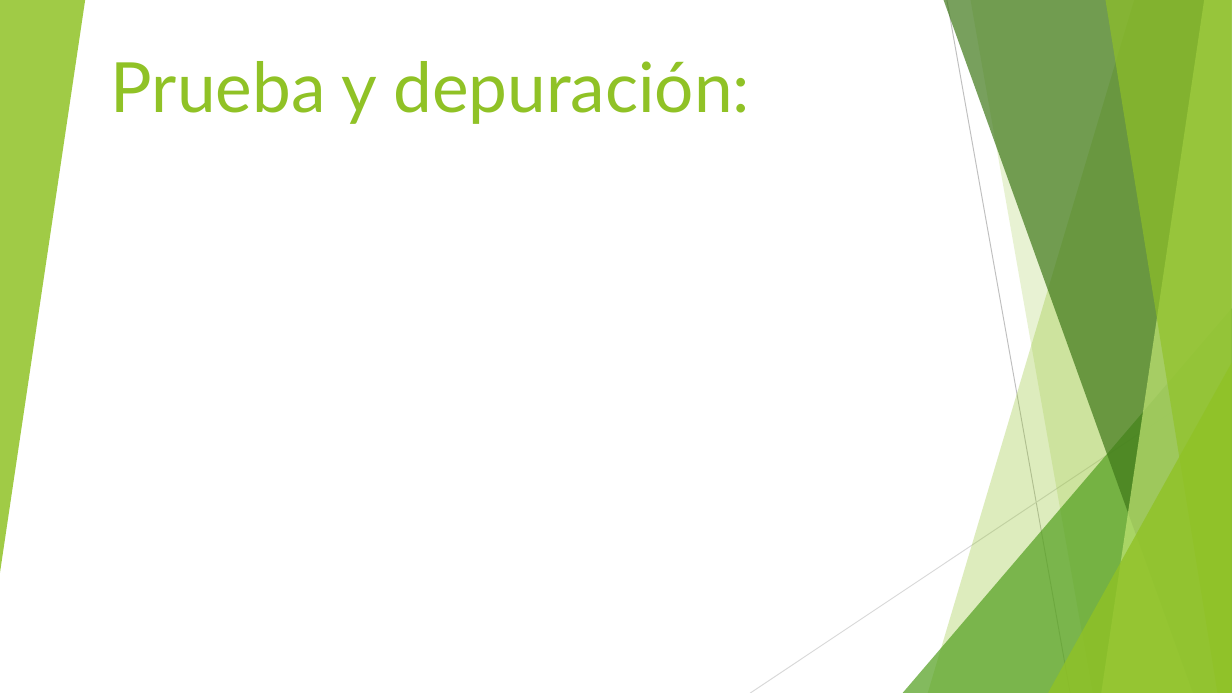
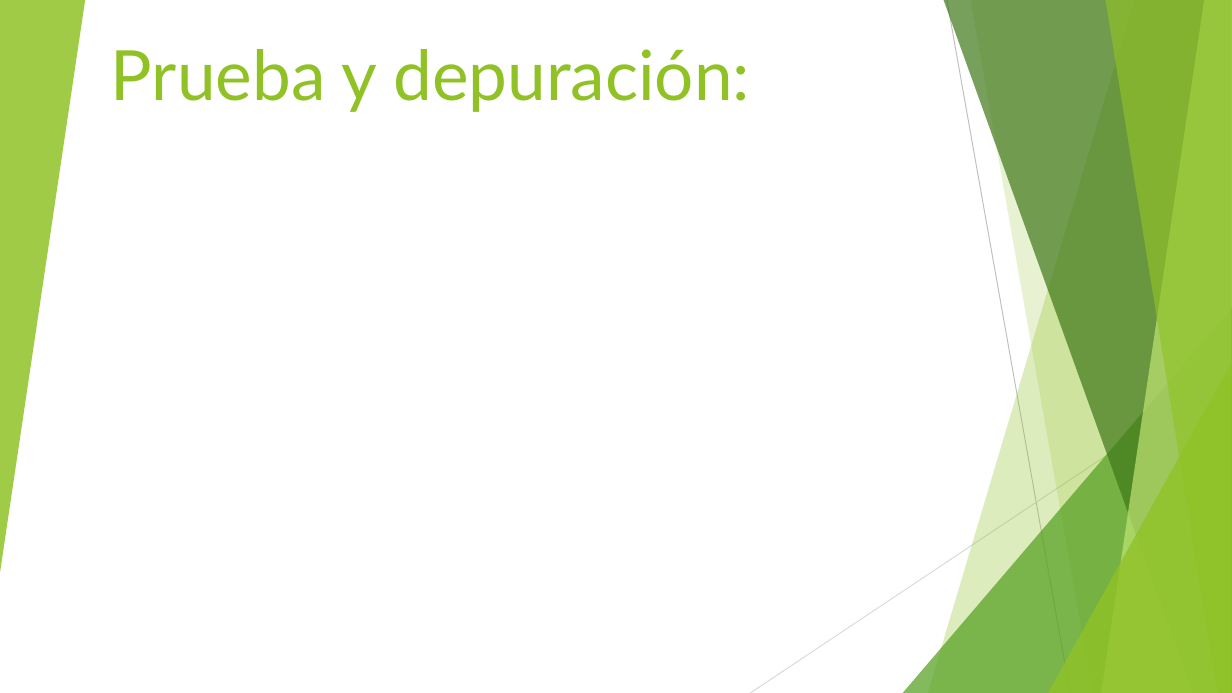
Before and after one commit to mariela21180/institucional-cfp, a slide deck: slide 15 of - Presentacion/Filminas.pptx (slide 12 before the commit). Drawn at 1232x693 pixels with LibreOffice and Linux fonts; fonts in the diff are those of the drawing. Boxes give left, top, right and bottom in pixels: in the first picture for what was removed or moved away, otherwise in the second. Text is boxed around its words. In the diff, an @@ line names an element or a change of style, - is before the commit and + after.

```diff
--- a/- Presentacion/Filminas.pptx
+++ b/- Presentacion/Filminas.pptx
@@ title "Prueba y depuración:" at bbox=[111, 49, 750, 112]: vertical alignment bottom to middle @@
```
Also in this commit, not shown: 10 other slides changed, 4 slides added, 1 slide removed, 2 other files.
